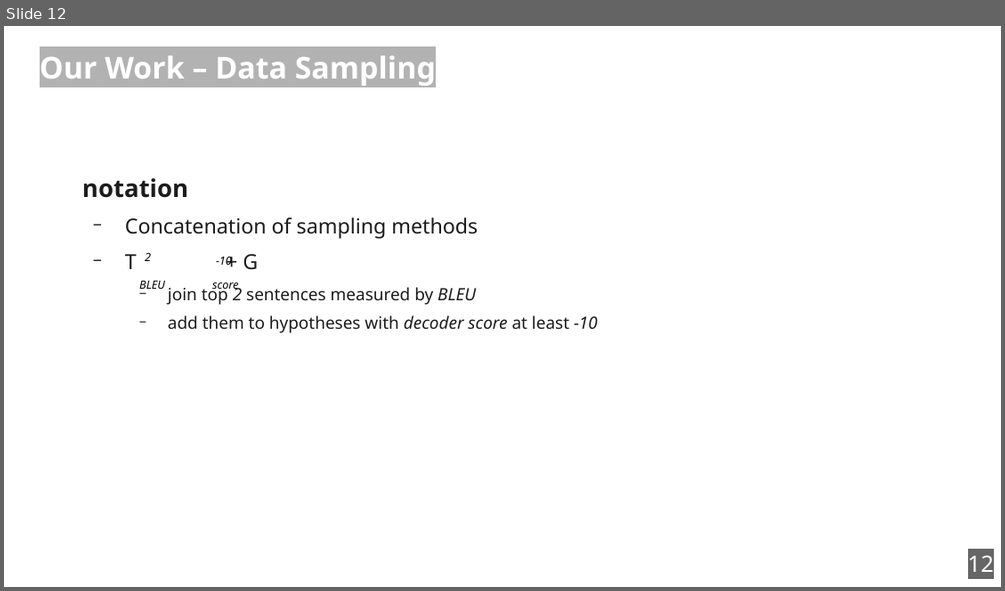
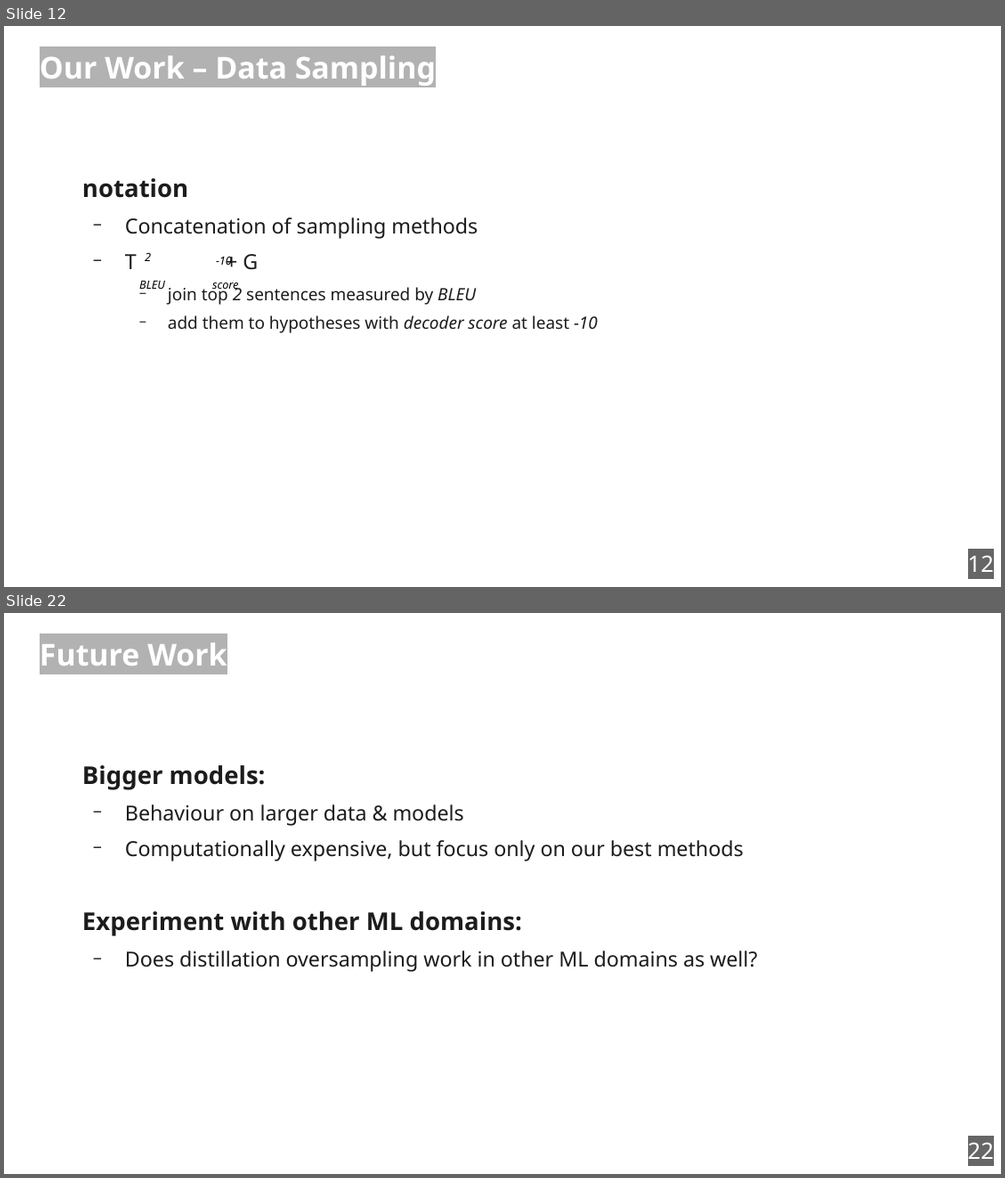
Before and after one commit to zouharvi/reference-mt-distill, a slide deck: meta/final_presentation.odp. Shown one above the other, each under a label of ours: slide 12 before the commit, slides 12 and 22 after it; the slides between them are not shown. The pictures are 1005x591 and 1005x1178 pixels, drawn with LibreOffice and Linux fonts; fonts in the diff are those of the drawing. Boxes give left, top, right and bottom in pixels: in the first picture for what was removed or moved away, otherwise in the second. Text is boxed around its words. In the diff, an @@ line names an element or a change of style, - is before the commit and + after.

```diff
--- a/meta/final_presentation.odp
+++ b/meta/final_presentation.odp
@@ slide 22 added at (x1=4, y1=613, x2=1001, y2=1174), background #FFFFFF; not listed: 1 template element that a slide beside it also shows @@
@@ title added at (x1=40, y1=642, x2=226, y2=666), 24 pt, text #FFFFFF, bold @@
+Future Work
@@ text added at (x1=82, y1=765, x2=757, y2=972), 16.5 pt, text #1C1C1C @@
+Bigger models:
+  − Behaviour on larger data & models
+  − Computationally expensive, but focus only on our best methods
+Experiment with other ML domains:
+  − Does distillation oversampling work in other ML domains as well?
```
Also in this commit, not shown: 13 slides changed.
